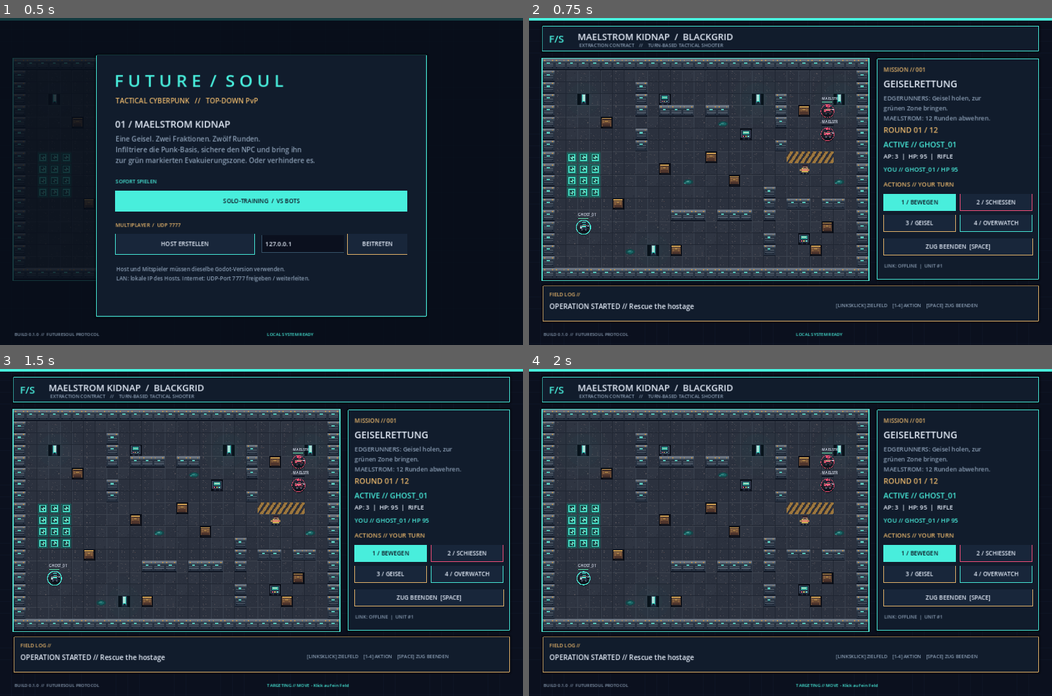
Above: before the commit, frames 1-4 (two rows, left to right).
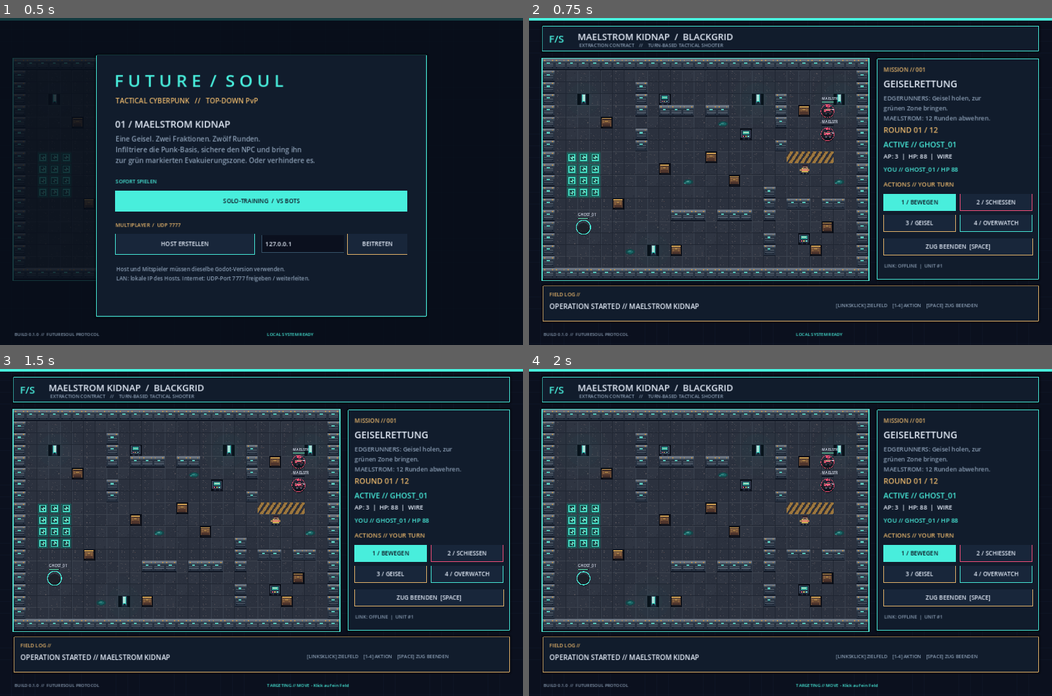
Above: after the commit, the same moments.

Repository: Inrouder/FutureSoul
Game: Godot game, scene res://scenes/main.tscn
Two runs of this game, one before a commit and one after it. Both use one fixed random seed, a clock stepped at 60 frames per second and the inputs below.
Inputs:
- Up to frame 1 (0.5 s): no input
- Up to frame 2 (0.75 s): click "SOLO-TRAINING / VS BOTS" at 0.5 s
- Up to frame 3 (1.5 s): click "1 / BEWEGEN" at 1.25 s
- Up to frame 4 (2 s): no input

Frame 1 is identical in both runs. In frame 2, 0.2% of the frame differs, in the area x 9-82%, y 25-90%; in frame 3, 0.2%; in frame 4, 0.2%.

Commit message:
feat: wire selectable modes, faction rosters and 10 class profiles into host state

Diff:
--- a/scripts/match_controller.gd
+++ b/scripts/match_controller.gd
@@ -9,10 +9,12 @@
 const BLUE_SPAWNS := [Vector2i(3, 14), Vector2i(4, 15), Vector2i(3, 6), Vector2i(6, 16)]
 const RED_SPAWNS := [Vector2i(24, 4), Vector2i(24, 6), Vector2i(23, 14), Vector2i(24, 16)]
 const HOSTAGE_START := Vector2i(22, 9)
+const TERMINALS := {"edge": [Vector2i(4, 4), Vector2i(4, 13), Vector2i(3, 9)], "punk": [Vector2i(23, 6), Vector2i(24, 10), Vector2i(23, 9)]}
+var selected_mode := "kidnap"
 
 var arena: FutureArena
 var state: Dictionary = {}
-var my_profile: Dictionary = {"name": "GHOST_01", "team": "edge", "class_id": "runner", "color_id": 0, "weapon": "rifle"}
+var my_profile: Dictionary = {"name": "GHOST_01", "team": "edge", "faction": "edgerunner", "class_id": "e_runner", "color_id": 0, "weapon": "wire"}
 var local_id := 1
 var rng := RandomNumberGenerator.new()
 var bot_working := false
@@ -27,11 +29,16 @@
     reset_state()
 
 func reset_state() -> void:
-    state = {"phase": "menu", "players": {}, "turn_order": [], "turn_index": 0, "active": 0, "round": 1, "hostage": HOSTAGE_START, "carrier": 0, "winner": "", "event": {}, "log": ["SYSTEM // Link initialized"], "training": false}
+    state = {"phase": "menu", "players": {}, "turn_order": [], "turn_index": 0, "active": 0, "round": 1, "hostage": HOSTAGE_START, "carrier": 0, "winner": "", "event": {}, "log": ["SYSTEM // Link initialized"], "training": false, "mode": selected_mode, "hacked": {"edge": [], "punk": []}}
     updated.emit()
 
 func _default_player(id: int, incoming: Dictionary, team: String) -> Dictionary:
-    return {"id": id, "name": str(incoming.get("name", "GHOST")).substr(0, 15), "team": team, "class_id": GameRules.allowed_class(str(incoming.get("class_id", "runner"))), "color_id": clampi(int(incoming.get("color_id", 0)), 0, 3), "weapon": GameRules.allowed_weapon(str(incoming.get("weapon", "rifle"))), "hp": 100, "ap": 0, "pos": Vector2i.ZERO, "alive": true, "overwatch": false, "bot": false}
+    var faction := GameRules.valid_faction(str(incoming.get("faction", "edgerunner" if team == "edge" else "maelstrom")))
+    if selected_mode == "kidnap" and team == "punk": faction = "maelstrom"
+    if selected_mode == "kidnap" and team == "edge" and faction == "maelstrom": faction = "edgerunner"
+    var class_id := GameRules.allowed_class(str(incoming.get("class_id", "e_runner")))
+    if not class_id in GameRules.classes_for_faction(faction): class_id = str(GameRules.classes_for_faction(faction)[0])
+    return {"id": id, "name": str(incoming.get("name", "GHOST")).substr(0, 15), "team": team, "faction": faction, "class_id": class_id, "color_id": clampi(int(incoming.get("color_id", 0)), 0, 3), "weapon": str(GameRules.CLASSES[class_id]["weapon"]), "hp": 100, "ap": 0, "pos": Vector2i.ZERO, "alive": true, "overwatch": false, "bot": false, "cooldown": 0, "stealth": 0, "shield": 0, "jam": 0, "speed_boost": 0}
 
 func start_host() -> void:
     _disconnect_peer()
@@ -72,7 +79,7 @@
     state["players"][1] = _default_player(1, my_profile, "edge")
     for index in range(2):
         var id := -10 - index
-        var bot := _default_player(id, {"name": "MAELSTROM_%02d" % (index+1), "class_id": "heavy" if index == 0 else "runner", "weapon": "smg", "color_id": 3}, "punk")
+        var bot := _default_player(id, {"name": "MAELSTROM_%02d" % (index+1), "faction": "maelstrom", "class_id": "m_gunner" if index == 0 else "m_shooty", "color_id": 3}, "punk")
         bot["bot"] = true
         state["players"][id] = bot
     _begin_battle()
@@ -151,9 +158,14 @@
     p["name"] = str(data.get("name", p["name"])).strip_edges().substr(0, 15)
     if p["name"].is_empty(): p["name"] = "GHOST"
     p["team"] = "punk" if str(data.get("team", p["team"])) == "punk" else "edge"
+    p["faction"] = GameRules.valid_faction(str(data.get("faction", p["faction"])))
+    if selected_mode == "kidnap" and p["team"] == "punk": p["faction"] = "maelstrom"
+    if selected_mode == "kidnap" and p["team"] == "edge" and p["faction"] == "maelstrom": p["faction"] = "edgerunner"
     p["class_id"] = GameRules.allowed_class(str(data.get("class_id", p["class_id"])))
+    if not p["class_id"] in GameRules.classes_for_faction(p["faction"]):
+        p["class_id"] = str(GameRules.classes_for_faction(p["faction"])[0])
     p["color_id"] = clampi(int(data.get("color_id", p["color_id"])), 0, 3)
-    p["weapon"] = GameRules.allowed_weapon(str(data.get("weapon", p["weapon"])))
+    p["weapon"] = str(GameRules.CLASSES[p["class_id"]]["weapon"])
     state["players"][id] = p
     _publish()
 
@@ -191,7 +203,7 @@
             p["pos"] = RED_SPAWNS[red_index]
             red_index += 1
         state["players"][id] = p
-    # Alternating factions reduces first-turn advantage in team matches.
+    # Alternating sides reduces first-turn advantage in team matches.
     var blue_ids: Array = []
     var red_ids: Array = []
     for id in ids:
@@ -205,13 +217,14 @@
     state["winner"] = ""
     state["carrier"] = 0
     state["hostage"] = HOSTAGE_START
+    state["hacked"] = {"edge": [], "punk": []}
     state["turn_order"] = order
     state["turn_index"] = 0
     state["active"] = order[0]
     var starter: Dictionary = state["players"][order[0]]
     starter["ap"] = GameRules.AP_PER_TURN
     state["players"][order[0]] = starter
-    _log("OPERATION STARTED // Rescue the hostage")
+    _log("OPERATION STARTED // %s" % GameRules.MODES[str(state["mode"])])
     _publish()
     _schedule_bot_if_needed()
 
